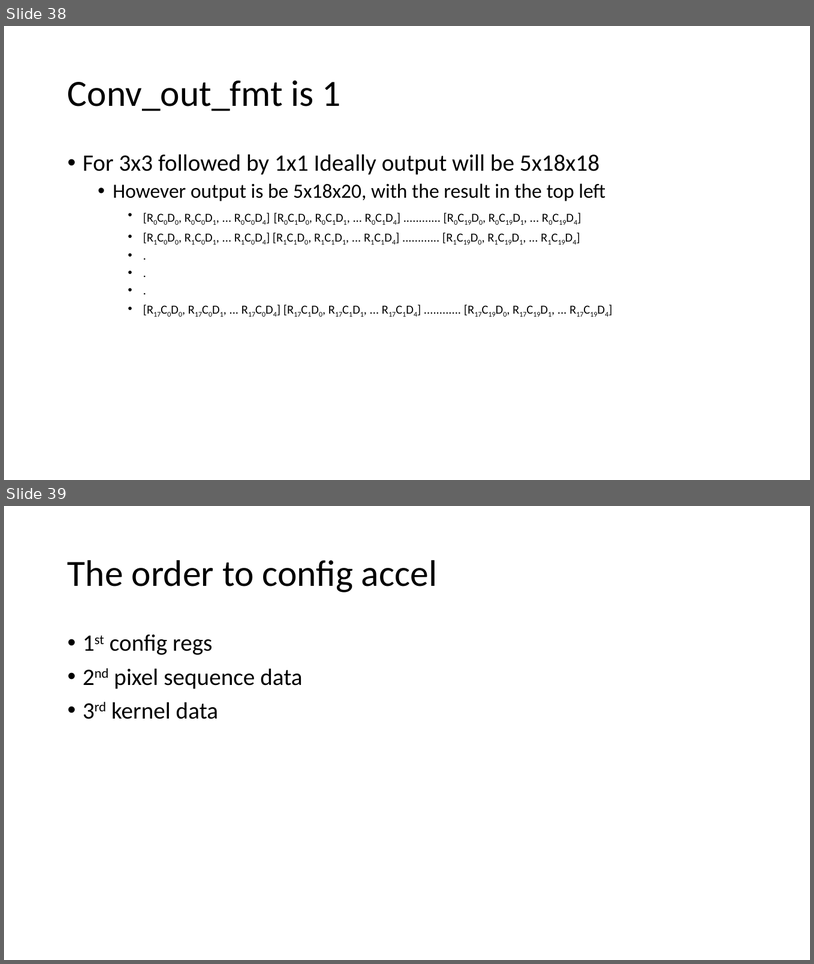
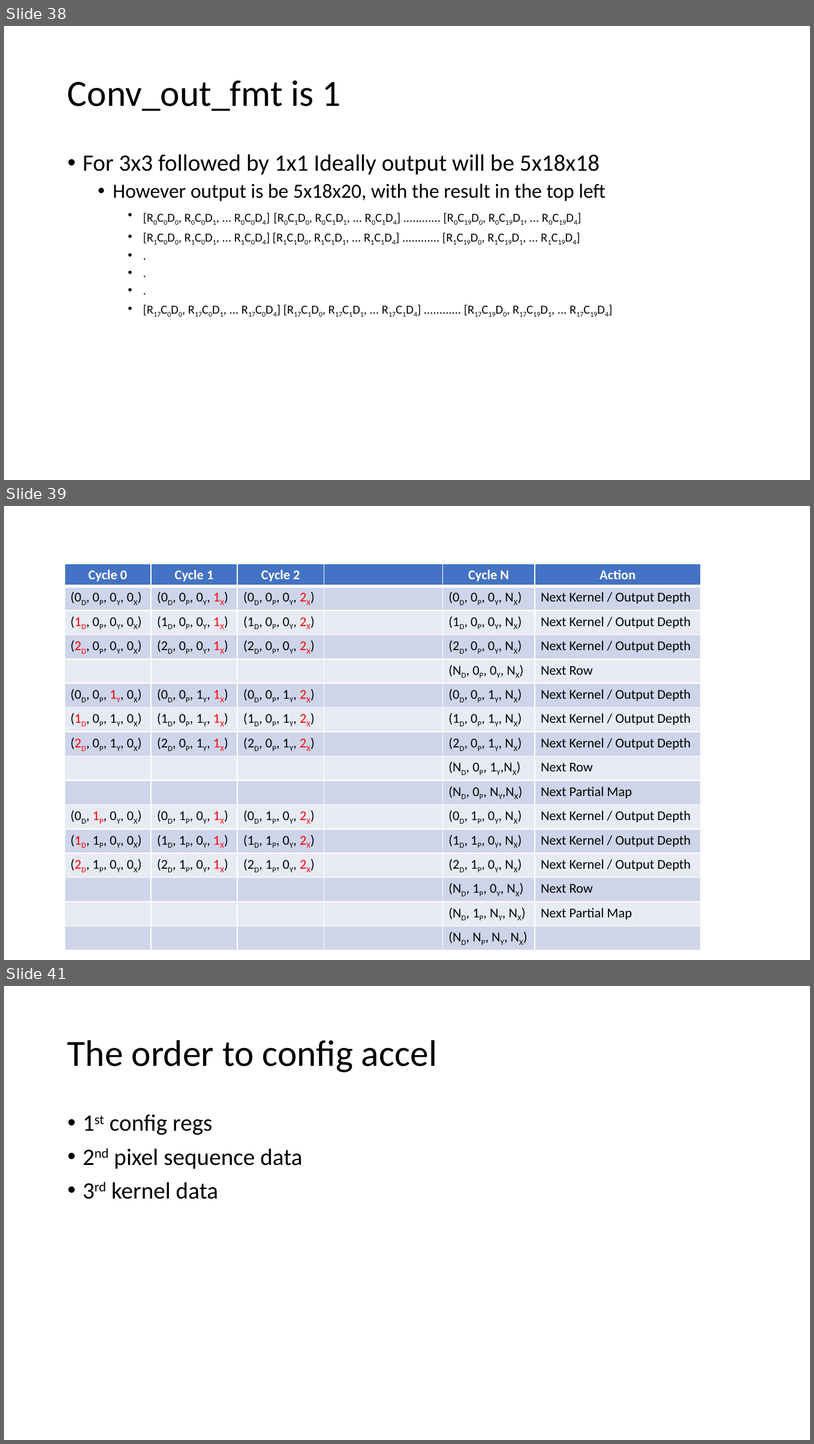
Before and after one commit to ikejokafor/ExpressNet, a slide deck: hardware/doc/AdaptNet_v1_00_a.pptx. Shown one above the other, each under a label of ours: slides 38 and 39 before the commit, slides 38, 39 and 41 after it; the slides between them are not shown. The pictures are 814x964 and 814x1444 pixels, drawn with LibreOffice and Linux fonts; fonts in the diff are those of the drawing. Boxes give left, top, right and bottom in pixels: in the first picture for what was removed or moved away, otherwise in the second. Text is boxed around its words. In the diff, an @@ line names an element or a change of style, - is before the commit and + after.

```diff
--- a/hardware/doc/AdaptNet_v1_00_a.pptx
+++ b/hardware/doc/AdaptNet_v1_00_a.pptx
@@ slide 39 added at <box>4,506,810,960</box>, background #FFFFFF @@
@@ table added at <box>65,563,700,947</box>, 16 rows, 6 columns @@
+Cycle 0 | Cycle 1 | Cycle 2 |  | Cycle N | Action
+(0D, 0P, 0Y, 0X) | (0D, 0P, 0Y, 1X) | (0D, 0P, 0Y, 2X) |  | (0D, 0P, 0Y, NX) | Next Kernel / Output Depth
+(1D, 0P, 0Y, 0X) | (1D, 0P, 0Y, 1X) | (1D, 0P, 0Y, 2X) |  | (1D, 0P, 0Y, NX) | Next Kernel / Output Depth
+(2D, 0P, 0Y, 0X) | (2D, 0P, 0Y, 1X) | (2D, 0P, 0Y, 2X) |  | (2D, 0P, 0Y, NX) | Next Kernel / Output Depth
+ |  |  |  | (ND, 0P, 0Y, NX) | Next Row
+(0D, 0P, 1Y, 0X) | (0D, 0P, 1Y, 1X) | (0D, 0P, 1Y, 2X) |  | (0D, 0P, 1Y, NX) | Next Kernel / Output Depth
+(1D, 0P, 1Y, 0X) | (1D, 0P, 1Y, 1X) | (1D, 0P, 1Y, 2X) |  | (1D, 0P, 1Y, NX) | Next Kernel / Output Depth
+(2D, 0P, 1Y, 0X) | (2D, 0P, 1Y, 1X) | (2D, 0P, 1Y, 2X) |  | (2D, 0P, 1Y, NX) | Next Kernel / Output Depth
+ |  |  |  | (ND, 0P, 1Y,NX) | Next Row
+ |  |  |  | (ND, 0P, NY,NX) | Next Partial Map
+(0D, 1P, 0Y, 0X) | (0D, 1P, 0Y, 1X) | (0D, 1P, 0Y, 2X) |  | (0D, 1P, 0Y, NX) | Next Kernel / Output Depth
+(1D, 1P, 0Y, 0X) | (1D, 1P, 0Y, 1X) | (1D, 1P, 0Y, 2X) |  | (1D, 1P, 0Y, NX) | Next Kernel / Output Depth
+(2D, 1P, 0Y, 0X) | (2D, 1P, 0Y, 1X) | (2D, 1P, 0Y, 2X) |  | (2D, 1P, 0Y, NX) | Next Kernel / Output Depth
+ |  |  |  | (ND, 1P, 0Y, NX) | Next Row
+ |  |  |  | (ND, 1P, NY, NX) | Next Partial Map
+ |  |  |  | (ND, NP, NY, NX) | 
@@ what was slide 39 is now slide 41 @@
```
Also in this commit, not shown: 1 other slide added, 8 other files.
